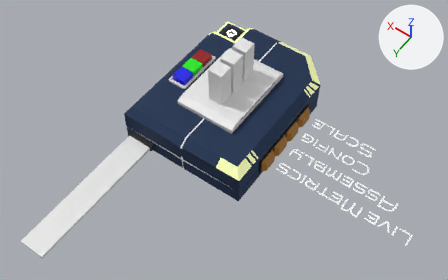
What one commit did to the glTF model presentation-client/public/models/eBridgeDemo_theThing.glb.
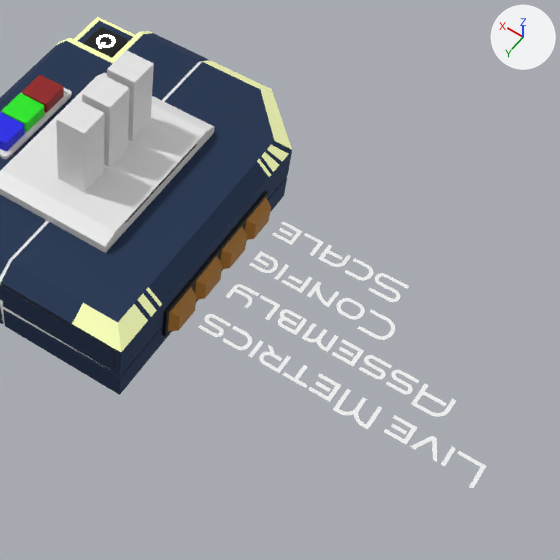
There are two pictures of each version: one whole from a 50 mm camera at (-5.38, 7.95, 11.24) aimed at (-0.87, 1.64, 1.32), one close up on the part from 40% to 100% of the width and 5% to 100% of the height. The lights are fixed; the arrows at upper right show +X, +Y and +Z. The older version's two pictures come first. Where no turn or scale is listed for an object, it has been applied to the vertices.

The older version as bpy lines, for what is in view:
```python
me_demoscreenglass = bpy.data.meshes.new('demoScreenGlass')
me_demoscreenglass.from_pydata(...)  # a box spanning x -0.727..0.723, y -0.54..0.806, z 1.085..1.097
me_demoscreenglass.materials.append(mat_demoscreenglass)  # white #e7e7e7
me_text_001 = bpy.data.meshes.new('Text.001')
me_text_001.from_pydata(...)  # 1102 vertices, 1084 faces; spans x -4.33..-1.83, y 0.33..0.62, z 0.41
me_text_001.materials.append(mat_text_assembly)  # white #e7e7e7
me_text_002 = bpy.data.meshes.new('Text.002')
me_text_002.from_pydata(...)  # 751 vertices, 739 faces; spans x -3.46..-1.82, y -0.17..0.13, z 0.41
me_text_002.materials.append(mat_text_config)  # white #e7e7e7
me_text_003 = bpy.data.meshes.new('Text.003')
me_text_003.from_pydata(...)  # 512 vertices, 500 faces; spans x -3.31..-1.8, y -0.67..-0.37, z 0.41
me_text_003.materials.append(mat_text_scale)  # white #e7e7e7
me_text_livemetrics = bpy.data.meshes.new('Text_LiveMetrics')
me_text_livemetrics.from_pydata(...)  # 715 vertices, 689 faces; spans x -4.88..-1.8, y 0.82..1.12, z 0.41
me_text_livemetrics.materials.append(mat_text_livemetrics)  # white #e7e7e7
ob_demoscreenglass = bpy.data.objects.new('demoScreenGlass', me_demoscreenglass)
ob_demoscreenglass.location = (0.0, 0.0, 0.0)
ob_text_assembly = bpy.data.objects.new('Text_Assembly', me_text_001)
ob_text_assembly.location = (0.0, 0.0, 0.0)
ob_text_config = bpy.data.objects.new('Text_Config', me_text_002)
ob_text_config.location = (0.0, 0.0, 0.0)
ob_text_livemetrics = bpy.data.objects.new('Text_LiveMetrics', me_text_livemetrics)
ob_text_livemetrics.location = (0.0, 0.0, 0.0)
ob_text_scale = bpy.data.objects.new('Text_Scale', me_text_003)
ob_text_scale.location = (0.0, 0.0, 0.0)
# also in view: 'demoButton_2' at (-1.58, 0.48, 0.41); 'demoButton_1' at (-1.58, 0.97, 0.41); 'liveMetricBar_1' at (0.0, -0.3, 1.54); 'liveMetricBar_2' at (0.0, 0.13, 1.54); 'uiButton_1' at (1.09, -0.23, 1.02)
```
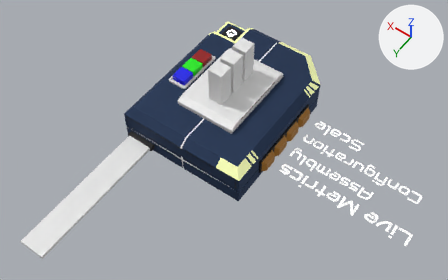
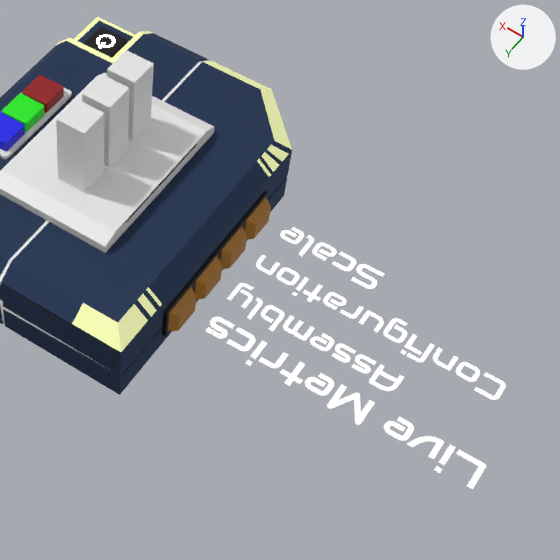
Commit message: 1)demoText + demoButtons synced

Location of each change, [x1, y1, x2, y2] in pixels of the close-ups (560 x 560 px):
'demoText_live_metrics', added: after [205, 316, 486, 490]
'demoText_configuration', added: after [256, 254, 506, 400]
'Text_LiveMetrics', deleted: before [198, 314, 487, 489]
'Text_Assembly', deleted: before [226, 284, 457, 417]
'demoText_assembly', added: after [227, 283, 404, 391]
'Text_Config', deleted: before [250, 251, 395, 340]
'demoText_scale', added: after [280, 227, 385, 289]
'Text_Scale', deleted: before [272, 221, 409, 302]

Edits to the bpy script that builds the scene:
```text
Add img_scale:
    img_scale = load_image('scale', '_unpacked/scale', 860, 270, 'sRGB')
Add img_configuration:
    img_configuration = load_image('configuration', '_unpacked/configuration', 2072, 321, 'sRGB')
Add img_assembly:
    img_assembly = load_image('assembly', '_unpacked/assembly', 1439, 306, 'sRGB')
Add img_live_metrics:
    img_live_metrics = load_image('live_metrics', '_unpacked/live_metrics', 1853, 241, 'sRGB')
Add mat_scale:
    mat_scale = principled_material('scale')
    mat_scale.texture = img_scale  # with its transparency
    mat_scale.emission_strength = 0.1
Add mat_configuration:
    mat_configuration = principled_material('configuration')
    mat_configuration.texture = img_configuration  # with its transparency
    mat_configuration.emission_strength = 0.1
Add mat_assembly:
    mat_assembly = principled_material('assembly')
    mat_assembly.texture = img_assembly  # with its transparency
    mat_assembly.emission_strength = 0.1
Add mat_live_metrics:
    mat_live_metrics = principled_material('live_metrics')
    mat_live_metrics.texture = img_live_metrics  # with its transparency
    mat_live_metrics.emission_strength = 0.1
Add me_demotext_scale:
    me_demotext_scale.from_pydata(...)  # 4 vertices, 2 faces; spans x -3.097..-1.802, y -0.718..-0.311, z 0.403
    me_demotext_scale.materials.append(mat_scale)  # picture img_scale
Add me_demotext_configuration:
    me_demotext_configuration.from_pydata(...)  # 4 vertices, 2 faces; spans x -4.71..-1.8, y -0.25..0.21, z 0.4
    me_demotext_configuration.materials.append(mat_configuration)  # picture img_configuration
Add me_demotext_assembly:
    me_demotext_assembly.from_pydata(...)  # 4 vertices, 2 faces; spans x -3.84..-1.8, y 0.26..0.69, z 0.4
    me_demotext_assembly.materials.append(mat_assembly)  # picture img_assembly
Add me_demotext_live_metrics:
    me_demotext_live_metrics.from_pydata(...)  # 4 vertices, 2 faces; spans x -4.93..-1.8, y 0.76..1.17, z 0.4
    me_demotext_live_metrics.materials.append(mat_live_metrics)  # picture img_live_metrics
Remove ob_text_livemetrics:
    ob_text_livemetrics = bpy.data.objects.new('Text_LiveMetrics', me_text_livemetrics)
    ob_text_livemetrics.location = (0.0, 0.0, 0.0)
Remove ob_text_assembly:
    ob_text_assembly = bpy.data.objects.new('Text_Assembly', me_text_001)
    ob_text_assembly.location = (0.0, 0.0, 0.0)
Remove ob_text_config:
    ob_text_config = bpy.data.objects.new('Text_Config', me_text_002)
    ob_text_config.location = (0.0, 0.0, 0.0)
Remove ob_text_scale:
    ob_text_scale = bpy.data.objects.new('Text_Scale', me_text_003)
    ob_text_scale.location = (0.0, 0.0, 0.0)
Add ob_demotext_scale:
    ob_demotext_scale = bpy.data.objects.new('demoText_scale', me_demotext_scale)
    ob_demotext_scale.location = (0.0, 0.0, 0.0)
Add ob_demotext_configuration:
    ob_demotext_configuration = bpy.data.objects.new('demoText_configuration', me_demotext_configuration)
    ob_demotext_configuration.location = (0.0, 0.0, 0.0)
Add ob_demotext_assembly:
    ob_demotext_assembly = bpy.data.objects.new('demoText_assembly', me_demotext_assembly)
    ob_demotext_assembly.location = (0.0, 0.0, 0.0)
Add ob_demotext_live_metrics:
    ob_demotext_live_metrics = bpy.data.objects.new('demoText_live_metrics', me_demotext_live_metrics)
    ob_demotext_live_metrics.location = (0.0, 0.0, 0.0)
```
